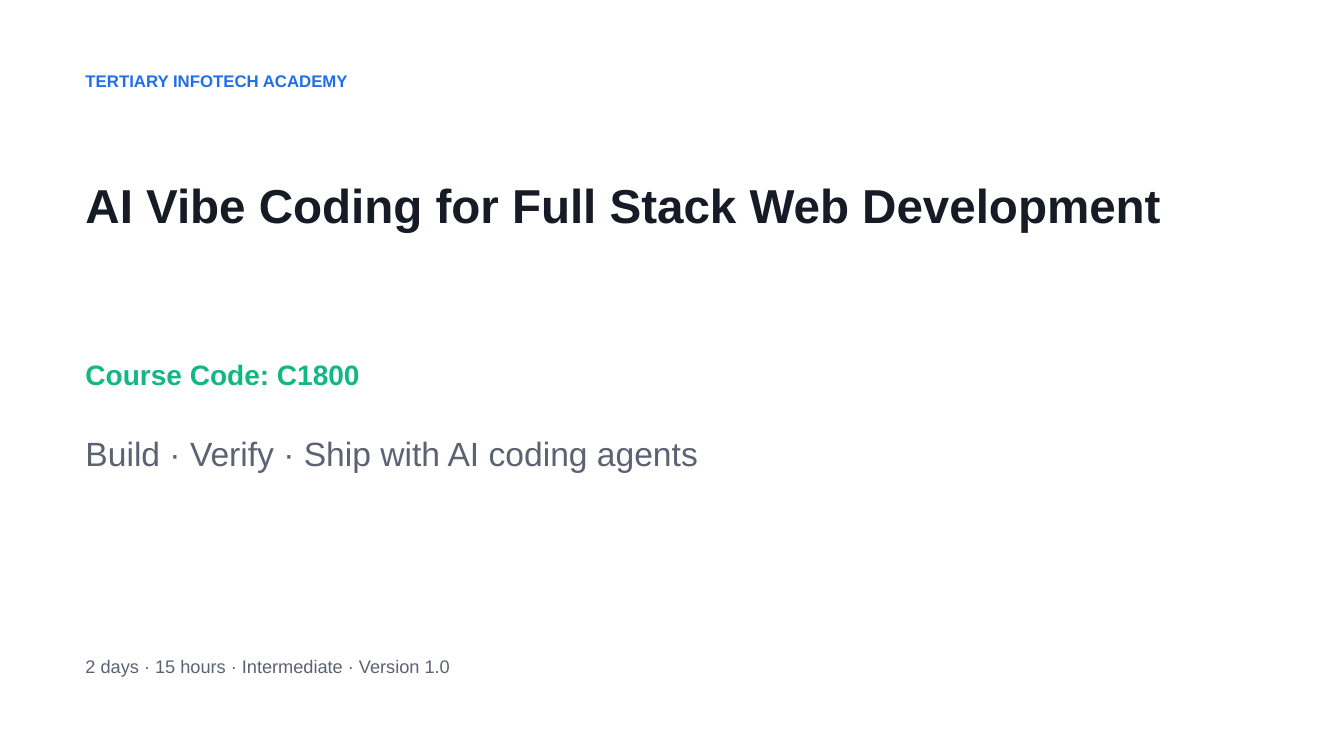
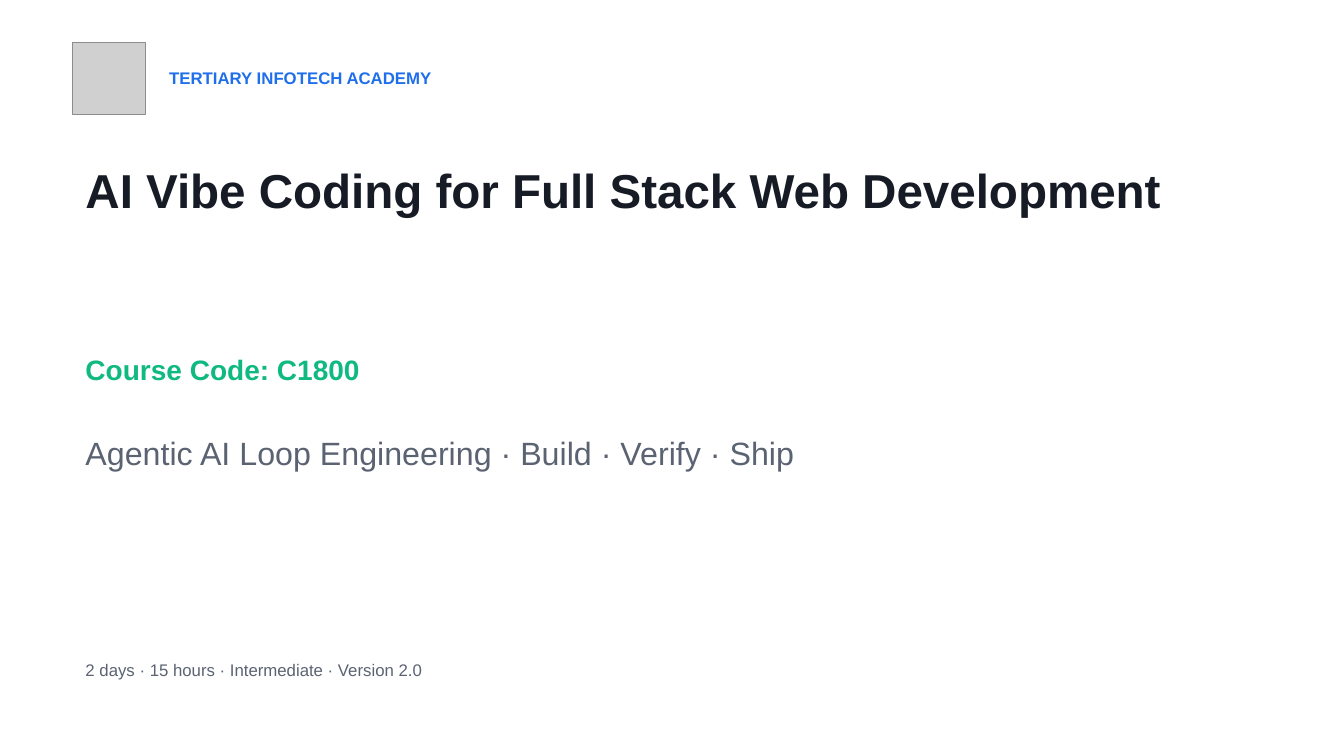
Before and after one commit to tertiarycourses/C1800-AI-Vibe-Coding-for-Full-Stack-Web-Development, a slide deck: slide 1 of courseware/C1800 AI Vibe Coding for Full Stack Web Development.pptx. Drawn at 1344x756 pixels with LibreOffice and Linux fonts; fonts in the diff are those of the drawing; grey boxes stand for pictures. Boxes give left, top, right and bottom in pixels: in the first picture for what was removed or moved away, otherwise in the second. Text is boxed around its words. In the diff, an @@ line names an element or a change of style, - is before the commit and + after.

Commit message:
feat: rebuild C1800 courseware to adult-training standard

```diff
--- a/courseware/C1800 AI Vibe Coding for Full Stack Web Development.pptx
+++ b/courseware/C1800 AI Vibe Coding for Full Stack Web Development.pptx
@@ picture added at (73, 42, 145, 115) @@
@@ text "TERTIARY INFOTECH ACADEMY": place and size @@
-text "TERTIARY INFOTECH ACADEMY" at (85, 75, 348, 87)
+text "TERTIARY INFOTECH ACADEMY" at (169, 72, 432, 84)
@@ text "AI Vibe Coding for Full ...": place and size @@
-text "AI Vibe Coding for Full ..." at (85, 188, 1160, 233)
+text "AI Vibe Coding for Full ..." at (85, 173, 1160, 218)
@@ text "Course Code: C1800": place and size @@
-text "Course Code: C1800" at (85, 364, 360, 386)
+text "Course Code: C1800" at (85, 359, 360, 381)
@@ text at (85, 441, 794, 471): text changed; size 24 to 23 pt @@
-Build · Verify · Ship with AI coding agents
+Agentic AI Loop Engineering · Build · Verify · Ship
@@ text at (85, 664, 422, 680): text changed; size 13 to 12 pt @@
-2 days · 15 hours · Intermediate · Version 1.0
+2 days · 15 hours · Intermediate · Version 2.0
```
Also in this commit, not shown: 4 other slides changed, 228 slides added, 48 slides removed, 50 other files.
